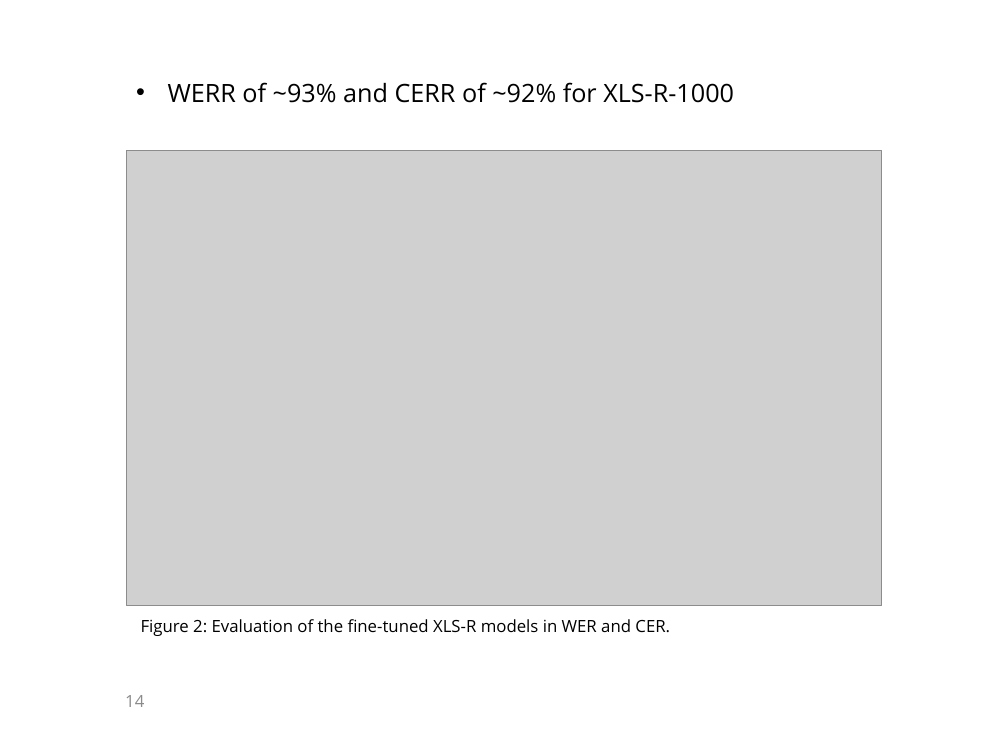
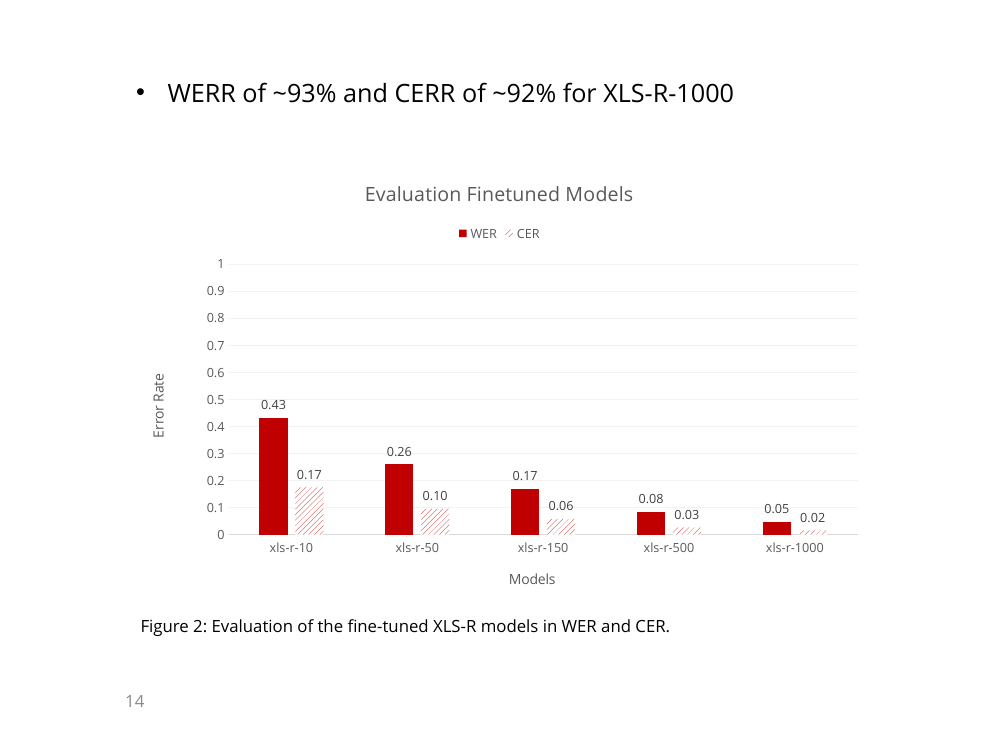
Before and after one commit to KaranChand/ATC, a slide deck: slide 14 of Thesis presentation ATC.pptx. Drawn at 1008x756 pixels with LibreOffice and Linux fonts; fonts in the diff are those of the drawing; grey boxes stand for pictures; background and template pictures are left out. Boxes give left, top, right and bottom in pixels: in the first picture for what was removed or moved away, otherwise in the second. Text is boxed around its words. In the diff, an @@ line names an element or a change of style, - is before the commit and + after.

```diff
--- a/Thesis presentation ATC.pptx
+++ b/Thesis presentation ATC.pptx
@@ picture removed at [126,150,882,606] @@
@@ column chart added at [126,161,873,609] @@
+title "Evaluation Finetuned Models "
+categories: xls-r-10, xls-r-50, xls-r-150, xls-r-500, xls-r-1000
+WER: 0.43, 0.26, 0.17, 0.08, 0.05
+CER: 0.17, 0.1, 0.06, 0.03, 0.02
```
Also in this commit, not shown: 8 other slides changed, 3 other files.
